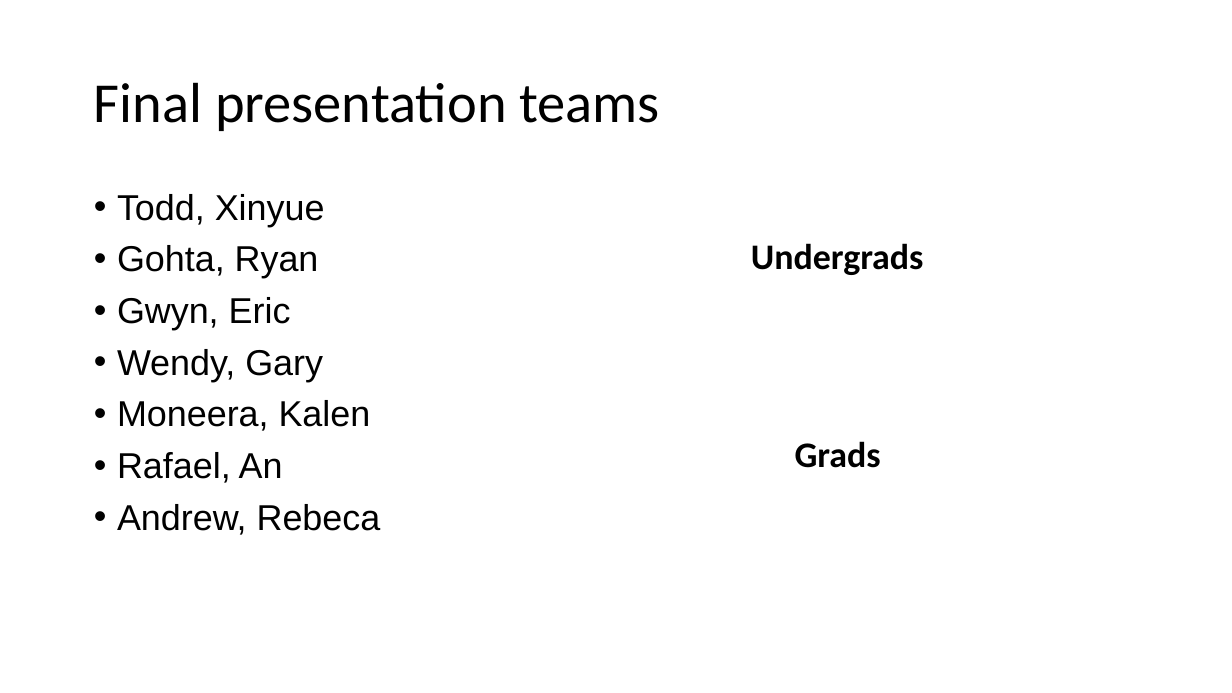
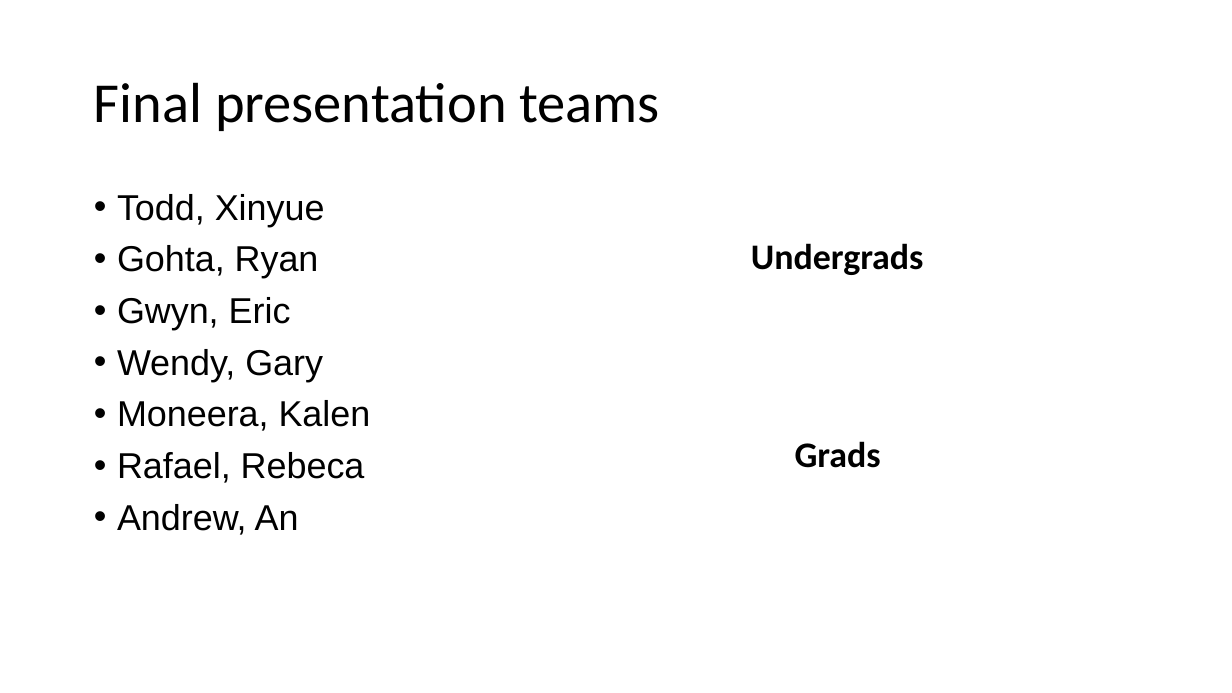
Before and after one commit to JEFworks-Lab/genomic-data-visualization-2023, a slide deck: slide 1 of resources/hw/genomic-data-visualization-final.pptx. Drawn at 1232x693 pixels with LibreOffice and Linux fonts; fonts in the diff are those of the drawing. Boxes give left, top, right and bottom in pixels: in the first picture for what was removed or moved away, otherwise in the second. Text is boxed around its words. In the diff, an @@ line names an element or a change of style, - is before the commit and + after.

```diff
--- a/resources/hw/genomic-data-visualization-final.pptx
+++ b/resources/hw/genomic-data-visualization-final.pptx
@@ text at (117, 452, 365, 535): text changed @@
-• Rafael, An
-• Andrew, Rebeca
+• Rafael, Rebeca
+• Andrew, An
```
Also in this commit, not shown: 1 other slide changed, 1 slide added, 6 other files.
